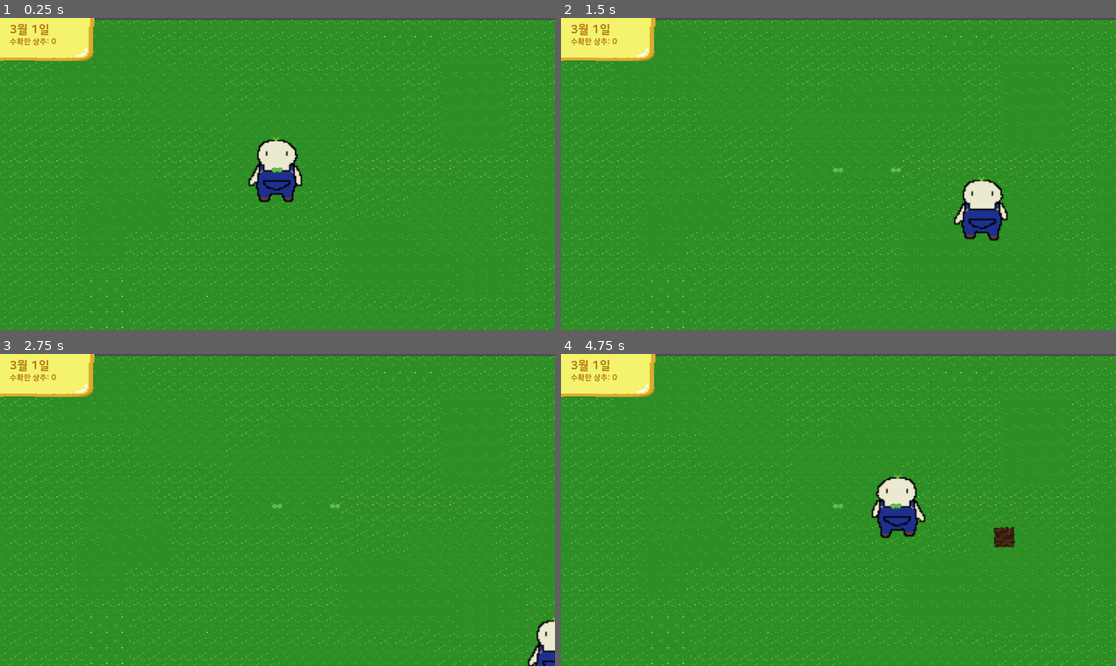
Above: before the commit, frames 1-4 (two rows, left to right).
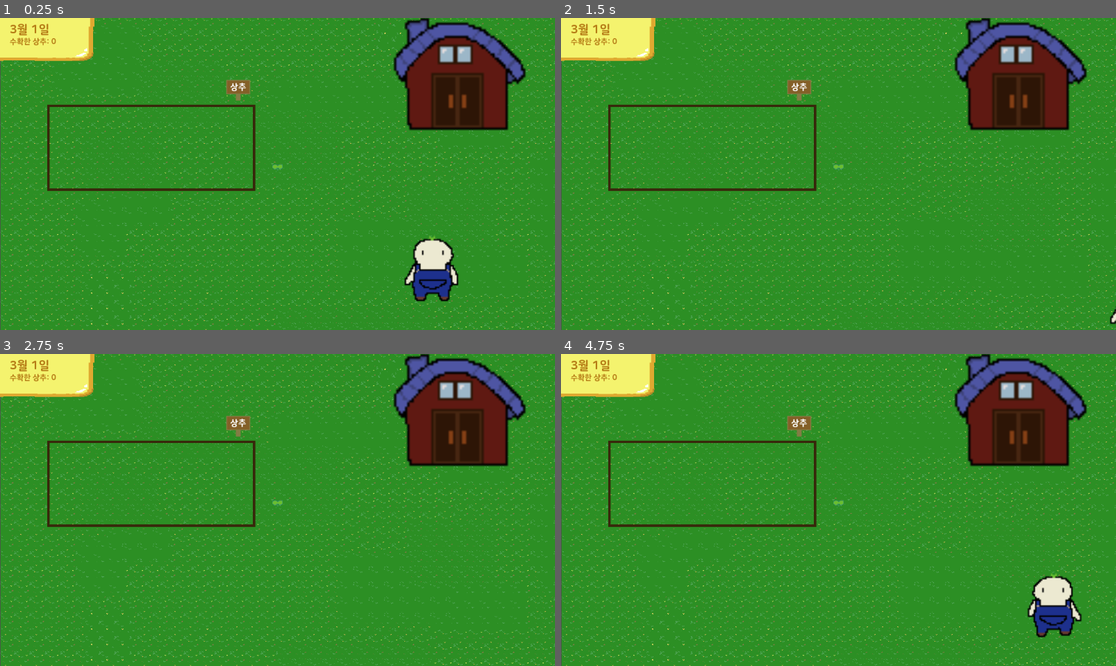
Above: after the commit, the same moments.

Repository: 202116302/farm_game_godot
Game: Godot game, scene res://scene/main.tscn
The game is run twice, just before and just after one commit, with the same random seed, the same clock (stepped at 60 frames per second) and the same inputs.
Inputs:
- Up to frame 1 (0.25 s): no input
- Up to frame 2 (1.5 s): tap Enter (ui_accept) at 0.5, 0.77, 1.07 s; hold Right (ui_right) 0.53-1.28 s; hold E (E) 0.53-1.28 s; tap F (seed_action) at 0.8, 1.35 s; hold Down (ui_down) from 1.28 s (still down)
- Up to frame 3 (2.75 s): tap Enter (ui_accept) at 1.52, 1.55, 1.82, 2.1 s; release Down (ui_down) at 2.03 s; hold Right (ui_right) from 2.03 s (still down); hold E (E) from 2.03 s (still down)
- Up to frame 4 (4.75 s): release Right (ui_right) at 2.78 s; release E (E) at 2.78 s; hold Up (ui_up) 2.78-3.53 s; tap E (E) at 2.85, 4.55 s; tap Enter (ui_accept) at 3.02, 3.32, 3.77, 3.8, 4.07, 4.52 s; tap F (seed_action) at 3.05 s; hold H (harvest_action) 3.53-4.28 s; hold Left (ui_left) from 3.53 s (still down); tap Y (hoe_action) at 4.35 s

The runs differ from the first frame. In frame 1, 21% of the frame differs, in the area x 0-100%, y 0-100%; in frame 2, 20%; in frame 3, 19%; in frame 4, 21%.

Commit message:
상추 영역 추가, 헛간 scene 추가

Diff:
--- /dev/null
+++ b/scene/barn.tscn
@@ -0,0 +1,21 @@
+[gd_scene load_steps=4 format=3 uid="uid://2roi4uoduehv"]
+
+[ext_resource type="Script" path="res://script/barn.gd" id="1_dcncn"]
+[ext_resource type="Texture2D" uid="uid://btp7bydfx0cfx" path="res://asset/object/barn3.png" id="1_yy32s"]
+
+[sub_resource type="RectangleShape2D" id="RectangleShape2D_aqodv"]
+size = Vector2(90.5, 69.5)
+
+[node name="barn" type="Node2D"]
+script = ExtResource("1_dcncn")
+
+[node name="Barn_image" type="Sprite2D" parent="."]
+position = Vector2(429.75, -12.25)
+scale = Vector2(4.53906, 4.53906)
+texture = ExtResource("1_yy32s")
+
+[node name="enterance" type="Area2D" parent="."]
+
+[node name="enter_collision" type="CollisionShape2D" parent="enterance"]
+position = Vector2(426.75, 101.25)
+shape = SubResource("RectangleShape2D_aqodv")
--- /dev/null
+++ b/scene/field.tscn
@@ -0,0 +1,32 @@
+[gd_scene load_steps=4 format=3 uid="uid://bqpi17qy8haio"]
+
+[ext_resource type="Texture2D" uid="uid://blpvimoqob56v" path="res://asset/object/sign.png" id="1_7higq"]
+[ext_resource type="FontFile" uid="uid://bp3qhqkvcxah4" path="res://asset/font/font2.ttf" id="2_0ky0w"]
+
+[sub_resource type="LabelSettings" id="LabelSettings_ofuqi"]
+font = ExtResource("2_0ky0w")
+font_size = 18
+
+[node name="field" type="Node2D"]
+
+[node name="Sign" type="Sprite2D" parent="."]
+position = Vector2(-35.5, -151.5)
+scale = Vector2(1.65625, 1.65625)
+texture = ExtResource("1_7higq")
+
+[node name="Label" type="Label" parent="."]
+offset_left = -52.0
+offset_top = -167.0
+offset_right = -14.0
+offset_bottom = -142.0
+text = "상추 "
+label_settings = SubResource("LabelSettings_ofuqi")
+
+[node name="ReferenceRect" type="ReferenceRect" parent="."]
+offset_left = -429.0
+offset_top = -117.0
+offset_right = -2.0
+offset_bottom = 57.0
+border_color = Color(0.221494, 0.152638, 0.0449316, 1)
+border_width = 5.0
+editor_only = false
--- a/scene/main.tscn
+++ b/scene/main.tscn
@@ -25,6 +25,9 @@
 [ext_resource type="Texture2D" uid="uid://dt4pc37ppwe24" path="res://asset/tile/Soiltile/64/13.png" id="18_f8sk3"]
 [ext_resource type="Texture2D" uid="uid://c2ygnti4ybykn" path="res://asset/tile/Soiltile/64/14.png" id="19_kklk8"]
 [ext_resource type="Texture2D" uid="uid://bbykpbms5mfk1" path="res://asset/tile/Soiltile/64/15.png" id="20_ho5de"]
+[ext_resource type="PackedScene" uid="uid://bqpi17qy8haio" path="res://scene/field.tscn" id="26_ia1m0"]
+[ext_resource type="PackedScene" uid="uid://2roi4uoduehv" path="res://scene/barn.tscn" id="27_0ln6o"]
+[ext_resource type="Script" path="res://script/barn.gd" id="28_sdc5j"]
 
 [sub_resource type="TileSetAtlasSource" id="TileSetAtlasSource_hnpik"]
 texture = ExtResource("2_nxrc2")
@@ -286,10 +289,19 @@
 [node name="GameTimer" type="Timer" parent="."]
 
 [node name="Player" parent="." instance=ExtResource("3_d5ums")]
-position = Vector2(0, -8)
+z_index = 1
+position = Vector2(323, 205)
 
 [node name="LettuceScene" parent="." instance=ExtResource("5_10ljp")]
 
 [node name="UI" parent="." instance=ExtResource("6_57udu")]
 
+[node name="field" parent="." instance=ExtResource("26_ia1m0")]
+position = Vector2(-47, -17)
+
+[node name="barn" parent="." instance=ExtResource("27_0ln6o")]
+position = Vector2(-48, -177)
+script = ExtResource("28_sdc5j")
+
 [node name="Camera2D" type="Camera2D" parent="."]
+position = Vector2(-1, 7)
--- a/scene/player.tscn
+++ b/scene/player.tscn
@@ -170,6 +170,7 @@
 size = Vector2(74, 110)
 
 [node name="Player" type="Area2D"]
+position = Vector2(466, 208)
 script = ExtResource("1_gkfvj")
 metadata/_edit_group_ = true
 
--- /dev/null
+++ b/script/barn.gd
@@ -0,0 +1,42 @@
+extends Node2D
+
+# 상호작용 영역과 텍스트를 위한 변수들
+var prompt_label: Label
+var can_interact = false
+
+func _ready():
+
+	# 프롬프트 텍스트 설정
+	prompt_label = Label.new()
+	prompt_label.text = "SPACE"
+	prompt_label.visible = false
+	add_child(prompt_label)
+
+	# 시그널 연결
+	$enterance.body_entered.connect(_on_area_entered)
+	$enterance.body_exited.connect(_on_area_exited)
+
+func _process(delta):
+	if can_interact and Input.is_action_just_pressed("ui_accept"):  # 스페이스바
+		_show_menu()
+
+	# 프롬프트 텍스트 위치 업데이트
+	if prompt_label.visible:
+		var player = get_node("/root/Main/Player")  # 플레이어 노드 경로 조정 필요
+		prompt_label.global_position = player.global_position + Vector2(0, -100)  # 텍스트 위치 조정
+
+func _on_area_entered(body):
+	if body.is_in_group("player"):  # 플레이어 노드에 "player" 그룹 추가 필요
+		can_interact = true
+		prompt_label.visible = true
+
+func _on_area_exited(body):
+	if body.is_in_group("player"):
+		can_interact = false
+		prompt_label.visible = false
+
+func _show_menu():
+	# 여기에 메뉴 표시 로직 추가
+	print("메뉴 열기")
+	# 예: var menu = preload("res://menu.tscn").instantiate()
+	#     add_child(menu)
--- a/script/player.gd
+++ b/script/player.gd
@@ -22,6 +22,8 @@
 	else:
 		print("Label 노드를 찾을 수 없습니다")
 		push_error("Label 노드를 찾을 수 없습니다")
+
+	add_to_group("player")
 
 func _input(event):
 # 마우스 클릭 또는 지정된 키를 눌렀을 때 괭이질 실행
@@ -53,6 +55,7 @@
 
 func harvest_nearby_lettuce():
 	var center_tile = background_tilemap.local_to_map(global_position)
+
 
 	# 주변 타일 확인 (3x3 영역)
 	for dx in range(-2, 3):  # -1, 0, 1
@@ -228,7 +231,7 @@
 			change_tilled(hoe_tile, 17)
 		elif !near_tile_1 and !near_tile_2 and !near_tile_3 and !near_tile_4:
 			change_tilled(hoe_tile, 18)
-		elif !near_tile_1 and !near_tile_2 and near_tile_3 and near_tile_4:
+		elif !near_tile_1 and !near_tile_2 and !near_tile_3 and near_tile_4:
 			change_tilled(hoe_tile, 19)
 		elif !near_tile_1 and near_tile_2 and near_tile_3 and near_tile_4:
 			change_tilled(hoe_tile, 20)
@@ -249,11 +252,12 @@
 func plant_lettuce():
 	var tile_pos = background_tilemap.local_to_map(global_position)
 	var current_atlas_coords = background_tilemap.get_cell_atlas_coords(tile_pos)
+	var target_pos = Vector2i(tile_pos.x + 4, tile_pos.y + 4)
 
 	if current_atlas_coords == Vector2i(1, 1):
 		# 해당 위치에 이미 심어진 상추가 있는지 확인
-		if planted_crops.has(tile_pos):
-			var existing_lettuce = planted_crops[tile_pos]["instance"]
+		if planted_crops.has(target_pos):
+			var existing_lettuce = planted_crops[target_pos]["instance"]
 			# 상추가 존재하고 아직 유효한지 확인
 			if is_instance_valid(existing_lettuce):
 				print("이미 이 위치에 상추가 심어져 있습니다!")
@@ -263,10 +267,10 @@
 		var lettuce = lettuce_scene.instantiate()
 		get_node("/root/Main").add_child(lettuce)
 
-		var world_pos = background_tilemap.map_to_local(tile_pos)
+		var world_pos = background_tilemap.map_to_local(target_pos)
 		lettuce.global_position = world_pos
 
-		planted_crops[tile_pos] = {
+		planted_crops[target_pos] = {
 			"instance": lettuce,
 			"plant_time": Time.get_unix_time_from_system()
 		}
Binary file added: asset/object/sign.png
Not shown: 1 places in scene/main.tscn that only renumber resources
